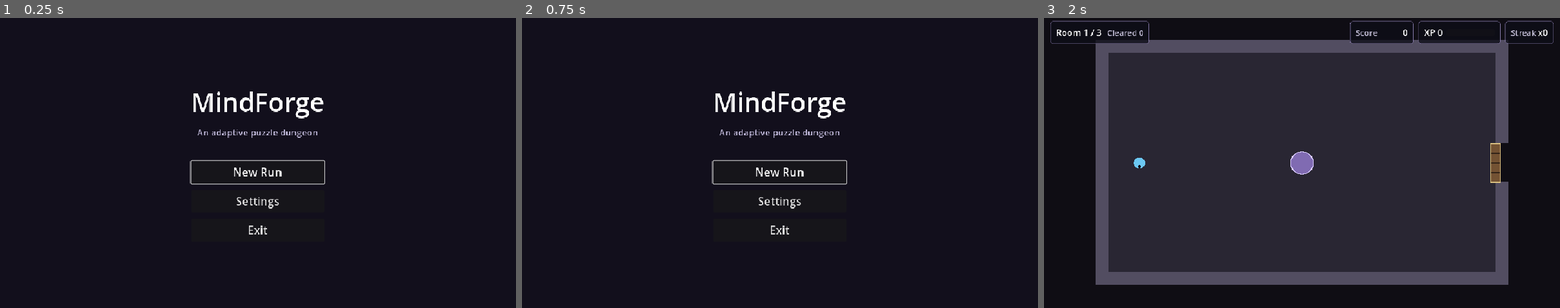
Above: before the commit, frames 1-3 (left to right).
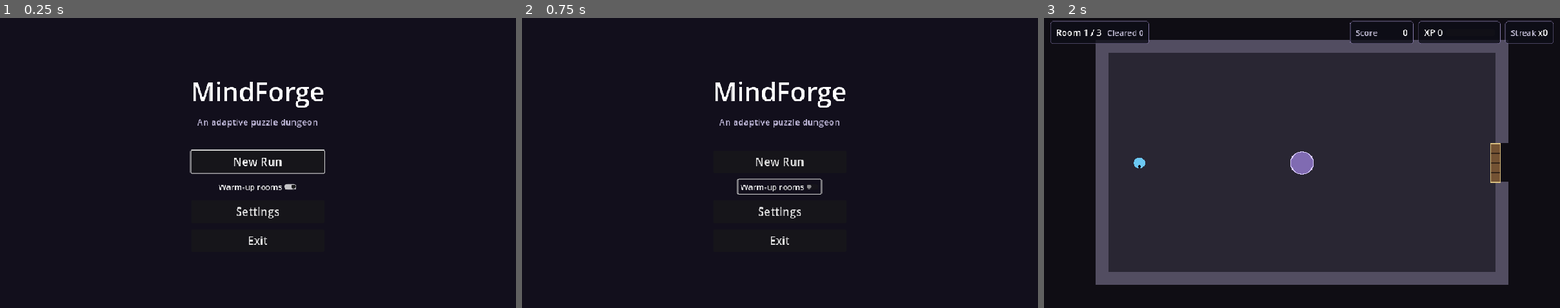
Above: after the commit, the same moments.

Repository: M-Mashreghi/MindForge
Game: Godot game, scene res://game/scenes/main/main.tscn
The game is run twice, just before and just after one commit, with the same random seed, the same clock (stepped at 60 frames per second) and the same inputs.
Inputs (mouse positions are in pixels of both pictures, inside the frame that each line leads up to):
- Up to frame 1 (0.25 s): no input
- Up to frame 2 (0.75 s): click (780, 186) at 0.5 s, where only the run after the commit has a clickable "Warm-up rooms"
- Up to frame 3 (2 s): click "New Run" at 1.25 s

The runs differ from the first frame. In frame 1, 2.7% of the frame differs, in the area x 36-63%, y 22-79%; in frame 2, 2.6%; in frame 3, nothing differs.

Commit message:
task(3.9): add cold-start calibration warm-up
- one gentle warm-up room per family for an uncalibrated profile
- results use the normal capped skill model; profile marked calibrated
- "Warm-up rooms" menu toggle; skipping keeps neutral priors

Co-Authored-By: Claude Opus 5.5 (1M context) <noreply@anthropic.com>

Diff:
--- a/game/autoload/game_state.gd
+++ b/game/autoload/game_state.gd
@@ -21,6 +21,9 @@
 ## Progress toward the next XP level, 0..1. Written by progression (Task 4.3).
 var xp_progress: float = 0.0
 var streak: int = 0
+## Player choice from the menu: run warm-up (calibration) rooms for a new
+## profile. Kept across runs.
+var warmup_enabled: bool = true
 
 
 func _ready() -> void:
@@ -99,7 +102,8 @@
 
 
 ## Starts a run from `seed_value` and switches to the dungeon scene.
-func begin_new_run(seed_value: int) -> void:
+func begin_new_run(seed_value: int, warmup: bool = true) -> void:
+	warmup_enabled = warmup
 	start_run(seed_value)
 	_change_scene(DUNGEON_SCENE)
 
--- a/game/autoload/player_profile.gd
+++ b/game/autoload/player_profile.gd
@@ -10,6 +10,7 @@
 const AdaptiveConfig := preload("res://game/scripts/adaptive/adaptive_config.gd")
 const SuccessPredictor := preload("res://game/scripts/adaptive/success_predictor.gd")
 const RecoveryMode := preload("res://game/scripts/adaptive/recovery_mode.gd")
+const CalibrationSession := preload("res://game/scripts/adaptive/calibration_session.gd")
 
 const PROFILE_ID := &"local"
 const HISTORY_LIMIT := 50
@@ -20,6 +21,8 @@
 var predictor: RefCounted = SuccessPredictor.new(config)
 ## Run-level failure-recovery state (reset when a run starts).
 var recovery: RefCounted = RecoveryMode.new(config)
+## Cold-start warm-up (runs in the first run until the profile is calibrated).
+var calibration: RefCounted = CalibrationSession.new(config)
 ## Prediction for the puzzle currently or most recently presented.
 var last_prediction: Dictionary = {}
 ## Recent skill update records (newest last), for telemetry/debugging.
@@ -28,7 +31,7 @@
 
 func _ready() -> void:
 	EventBus.puzzle_resolved.connect(_on_puzzle_resolved)
-	EventBus.run_started.connect(func(_seed): recovery.reset())
+	EventBus.run_started.connect(_on_run_started)
 
 
 func reset() -> void:
@@ -36,6 +39,7 @@
 	history.clear()
 	last_prediction = {}
 	recovery.reset()
+	calibration = CalibrationSession.new(config)
 	EventBus.profile_changed.emit(PROFILE_ID)
 
 
@@ -68,6 +72,9 @@
 		record["predicted_success"] = context["predicted_success"]
 	record["recovery_transition"] = recovery.record(result, int(context.get("hints_available", 0)))
 	record["recovery"] = recovery.snapshot()
+	if calibration.record(StringName(result["family"]), result, performance["observed_score"]):
+		skills.calibrated = true
+	record["calibration"] = calibration.snapshot()
 	history.append(record)
 	if history.size() > HISTORY_LIMIT:
 		history.pop_front()
@@ -75,5 +82,17 @@
 	return record
 
 
+## A run starts: reset run-level recovery and, for an uncalibrated profile,
+## start the warm-up unless the player turned it off.
+func _on_run_started(_seed: int) -> void:
+	recovery.reset()
+	if skills.calibrated:
+		calibration = CalibrationSession.new(config)
+	elif GameState.warmup_enabled:
+		calibration.start()
+	else:
+		calibration.skip()
+
+
 func _on_puzzle_resolved(_room_id: StringName, _puzzle_id: StringName, result: Dictionary) -> void:
 	record_result(result)
--- a/game/scenes/dungeon/dungeon.gd
+++ b/game/scenes/dungeon/dungeon.gd
@@ -148,7 +148,11 @@
 func puzzle_for_current_room() -> RefCounted:
 	if not _room_puzzles.has(current_index):
 		var used: Array = _room_puzzles.values().filter(func(p): return p != null).map(func(p): return p.fingerprint)
-		_room_puzzles[current_index] = catalog.pick_for_room(current_room.room_def, GameState.rng, used)
+		var warmup_family: StringName = PlayerProfile.calibration.next_family()
+		if warmup_family != &"":
+			_room_puzzles[current_index] = PlayerProfile.calibration.pick(catalog.by_family(warmup_family), used)
+		else:
+			_room_puzzles[current_index] = catalog.pick_for_room(current_room.room_def, GameState.rng, used)
 	return _room_puzzles[current_index]
 
 
--- a/game/scenes/ui/main_menu.gd
+++ b/game/scenes/ui/main_menu.gd
@@ -8,6 +8,7 @@
 @onready var _exit_button: Button = %ExitButton
 @onready var _settings_panel: Control = %SettingsPanel
 @onready var _settings_back_button: Button = %SettingsBackButton
+@onready var _warmup_toggle: CheckButton = %WarmupToggle
 
 var _starting := false
 
@@ -18,6 +19,7 @@
 	_exit_button.pressed.connect(_on_exit_pressed)
 	_settings_back_button.pressed.connect(_on_settings_back_pressed)
 	_settings_panel.visible = false
+	_warmup_toggle.button_pressed = GameState.warmup_enabled
 	_new_run_button.grab_focus()
 
 
@@ -33,7 +35,7 @@
 		return
 	_starting = true
 	_new_run_button.disabled = true
-	GameState.begin_new_run(GameState.make_run_seed())
+	GameState.begin_new_run(GameState.make_run_seed(), _warmup_toggle.button_pressed)
 
 
 func _on_settings_pressed() -> void:
--- a/game/scenes/ui/main_menu.tscn
+++ b/game/scenes/ui/main_menu.tscn
@@ -58,6 +58,15 @@
 theme_override_font_sizes/font_size = 28
 text = "New Run"
 
+[node name="WarmupToggle" type="CheckButton" parent="Center/Menu"]
+unique_name_in_owner = true
+layout_mode = 2
+size_flags_horizontal = 4
+tooltip_text = "Start a new profile with three gentle rooms, one of each puzzle type."
+theme_override_font_sizes/font_size = 20
+button_pressed = true
+text = "Warm-up rooms"
+
 [node name="SettingsButton" type="Button" parent="Center/Menu"]
 unique_name_in_owner = true
 custom_minimum_size = Vector2(320, 56)
--- a/game/scripts/adaptive/adaptive_config.gd
+++ b/game/scripts/adaptive/adaptive_config.gd
@@ -74,3 +74,8 @@
 var recovery_enter_abandons: int = 2
 var recovery_exit_successes: int = 3
 var recovery_min_rooms: int = 3
+
+## Cold-start calibration (Task 3.9): one gentle warm-up room per family,
+## aimed below the neutral prior so it feels like a warm-up, not an exam.
+var calibration_families: Array = [&"pattern", &"logic", &"memory"]
+var calibration_target_difficulty: float = 350.0
--- /dev/null
+++ b/game/scripts/adaptive/calibration_session.gd
@@ -0,0 +1,84 @@
+extends RefCounted
+## Cold-start calibration: the first rooms of a new player's first run are
+## short warm-ups, one per puzzle family, at a gentle difficulty. Their
+## results go through the normal skill model (low confidence -> larger but
+## still capped steps), so evidence is gathered without a separate test.
+## Skipping leaves every family at the neutral prior.
+
+const AdaptiveConfig := preload("res://game/scripts/adaptive/adaptive_config.gd")
+
+var config: RefCounted
+var active: bool = false
+var skipped: bool = false
+var completed: bool = false
+var index: int = 0
+## [{"family", "puzzle_id", "correct", "observed_score"}]
+var outcomes: Array = []
+
+
+func _init(adaptive_config: RefCounted = null) -> void:
+	config = adaptive_config if adaptive_config else AdaptiveConfig.new()
+
+
+func start() -> void:
+	active = true
+	skipped = false
+	completed = false
+	index = 0
+	outcomes.clear()
+
+
+## Ends calibration without evidence; ratings stay at the neutral prior.
+func skip() -> void:
+	active = false
+	skipped = true
+	completed = false
+
+
+## Family the next warm-up room uses ("" when calibration is not running).
+func next_family() -> StringName:
+	if not active or index >= config.calibration_families.size():
+		return &""
+	return config.calibration_families[index]
+
+
+## Deterministic choice: the hardest candidate at or below the warm-up
+## difficulty (closest above it only when none is gentler), preferring ones
+## not in `avoid` (fingerprints), ties broken by id.
+func pick(candidates: Array, avoid: Array = []) -> RefCounted:
+	var pool := candidates.filter(func(p): return not p.fingerprint in avoid)
+	if pool.is_empty():
+		pool = candidates.duplicate()
+	if pool.is_empty():
+		return null
+	var target: float = config.calibration_target_difficulty
+	var gentle := pool.filter(func(p): return p.effective_difficulty() <= target)
+	if not gentle.is_empty():
+		pool = gentle
+	pool.sort_custom(func(a, b):
+		var da := absf(a.effective_difficulty() - target)
+		var db := absf(b.effective_difficulty() - target)
+		if not is_equal_approx(da, db):
+			return da < db
+		return str(a.id) < str(b.id))
+	return pool[0]
+
+
+## Records a warm-up result for `family`. Returns true when this result
+## completed calibration.
+func record(family: StringName, result: Dictionary, observed_score: float) -> bool:
+	if not active or family != next_family():
+		return false
+	outcomes.append({"family": family, "puzzle_id": result.get("puzzle_id", &""),
+		"correct": bool(result.get("correct", false)), "observed_score": observed_score})
+	index += 1
+	if index >= config.calibration_families.size():
+		active = false
+		completed = true
+		return true
+	return false
+
+
+func snapshot() -> Dictionary:
+	return {"active": active, "skipped": skipped, "completed": completed, "index": index,
+		"next_family": next_family(), "outcomes": outcomes.duplicate(true)}
--- /dev/null
+++ b/tests/unit/test_calibration.gd
@@ -0,0 +1,113 @@
+extends "res://tests/test_case.gd"
+
+const CalibrationSession := preload("res://game/scripts/adaptive/calibration_session.gd")
+const PuzzleCatalog := preload("res://game/scripts/puzzles/puzzle_catalog.gd")
+const DUNGEON_SCENE := preload("res://game/scenes/dungeon/dungeon.tscn")
+
+var gs: Node
+var profile: Node
+
+
+func before_each() -> void:
+	gs = tree.root.get_node("GameState")
+	profile = tree.root.get_node("PlayerProfile")
+	gs.warmup_enabled = true
+
+
+func after_each() -> void:
+	gs.warmup_enabled = true
+
+
+func _result(family: StringName, correct: bool) -> Dictionary:
+	return {"correct": correct, "family": family, "puzzle_id": StringName("%s_x" % family),
+		"target_difficulty": 350.0, "calibrated_difficulty": null, "difficulty_confidence": 0.0,
+		"context": {"hints_available": 3}}
+
+
+func test_plan_covers_each_family_once() -> void:
+	var session := CalibrationSession.new()
+	session.start()
+	var seen: Array = []
+	for i in 3:
+		var family: StringName = session.next_family()
+		seen.append(family)
+		session.record(family, {"correct": true}, 1.0)
+	check_eq(seen, [&"pattern", &"logic", &"memory"], "one warm-up per family")
+	check(session.completed and not session.active, "completes after the plan")
+	check_eq(session.next_family(), &"", "nothing left")
+
+
+func test_out_of_order_results_are_ignored() -> void:
+	var session := CalibrationSession.new()
+	session.start()
+	check(not session.record(&"memory", {"correct": true}, 1.0), "wrong family ignored")
+	check_eq(session.index, 0, "still waiting for pattern")
+
+
+func test_pick_prefers_gentle_unused_puzzle() -> void:
+	var session := CalibrationSession.new()
+	var logic: Array = PuzzleCatalog.load_bank().by_family(&"logic")
+	var first = session.pick(logic)
+	for p in logic:
+		if p.effective_difficulty() <= 350.0:
+			check(first.effective_difficulty() >= p.effective_difficulty(), "hardest gentle puzzle")
+	check(first.effective_difficulty() <= 350.0, "at or below the warm-up difficulty")
+	var second = session.pick(logic, [first.fingerprint])
+	check(second.id != first.id, "avoids used fingerprints")
+	check_eq(session.pick(logic).id, first.id, "deterministic")
+
+
+func test_profile_runs_warmup_and_marks_calibrated() -> void:
+	gs.start_run(1)
+	check(profile.calibration.active, "warm-up starts for a new profile")
+	for family in [&"pattern", &"logic", &"memory"]:
+		profile.record_result(_result(family, true))
+	check(profile.skills.calibrated, "profile calibrated after the warm-up")
+	for family in [&"pattern", &"logic", &"memory"]:
+		var r: float = profile.skills.rating(family)
+		check(r > 500.0 and r <= 530.0, "%s moved up but bounded by the per-puzzle cap (%s)" % [family, r])
+	gs.start_run(2)
+	check(not profile.calibration.active, "no warm-up once calibrated")
+
+
+func test_warmup_outcomes_are_deterministic() -> void:
+	var runs: Array = []
+	for i in 2:
+		profile.reset()
+		gs.start_run(9)
+		profile.record_result(_result(&"pattern", true))
+		profile.record_result(_result(&"logic", false))
+		profile.record_result(_result(&"memory", true))
+		runs.append(profile.skills.to_dict())
+	check_eq(runs[0], runs[1], "same outcomes, same calibrated profile")
+
+
+func test_skip_keeps_neutral_priors() -> void:
+	gs.warmup_enabled = false
+	gs.start_run(1)
+	check(profile.calibration.skipped, "skipped")
+	check(not profile.calibration.active, "not running")
+	check(not profile.skills.calibrated, "not marked calibrated")
+	for family in [&"pattern", &"logic", &"memory"]:
+		check_eq(profile.skills.rating(family), 500.0, "%s at neutral prior" % family)
+
+
+func test_dungeon_uses_warmup_families_in_order() -> void:
+	gs.start_run(4, 3)
+	var dungeon: Node2D = DUNGEON_SCENE.instantiate()
+	dungeon.fade_duration = 0.0
+	await add_to_root(dungeon)
+	check_eq(dungeon.puzzle_for_current_room().family, &"pattern", "first warm-up room is pattern")
+	check(dungeon.puzzle_for_current_room().effective_difficulty() <= 400.0, "warm-up puzzle is gentle")
+
+
+func test_menu_toggle_controls_warmup() -> void:
+	var menu: Control = await add_to_root(preload("res://game/scenes/ui/main_menu.tscn").instantiate())
+	var toggle := menu.find_child("WarmupToggle") as CheckButton
+	check(toggle.button_pressed, "warm-up on by default")
+	toggle.button_pressed = false
+	(menu.find_child("NewRunButton") as Button).pressed.emit()
+	await tree.process_frame
+	await tree.process_frame
+	check(not gs.warmup_enabled, "toggle passed to the run")
+	check(profile.calibration.skipped, "warm-up skipped")
Not shown, added: game/scripts/adaptive/calibration_session.gd.uid
Not shown, added: tests/unit/test_calibration.gd.uid
Not shown, changed: docs/PROJECT_PHASES_AND_TASKS.md
Not shown, changed: docs/TASKS.md
